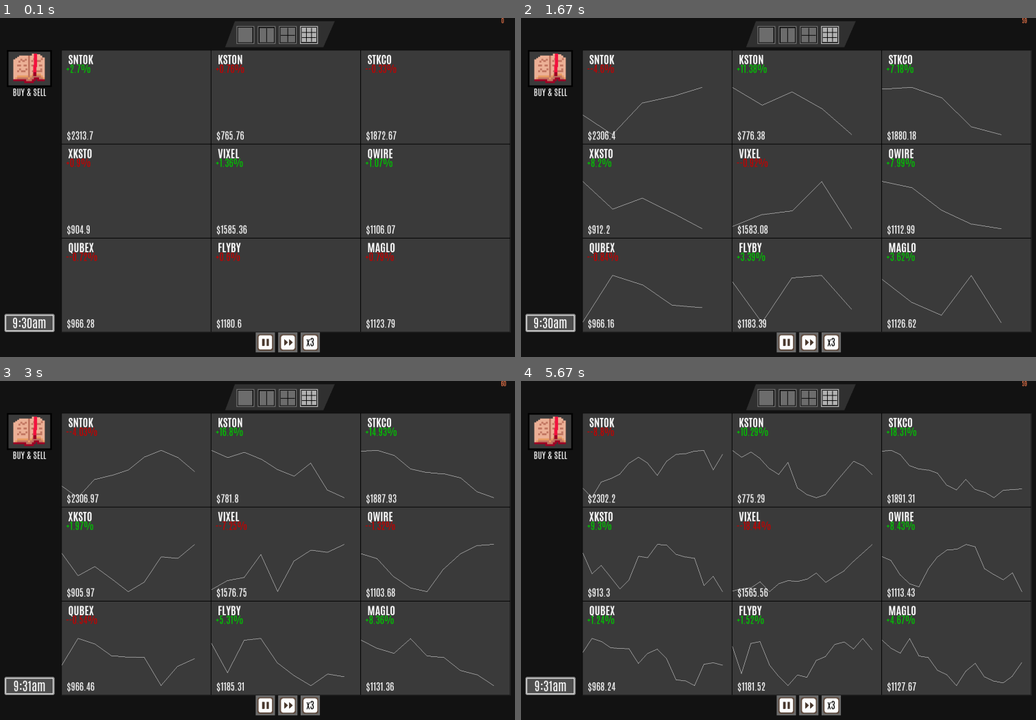
Above: before the commit, frames 1-4 (two rows, left to right).
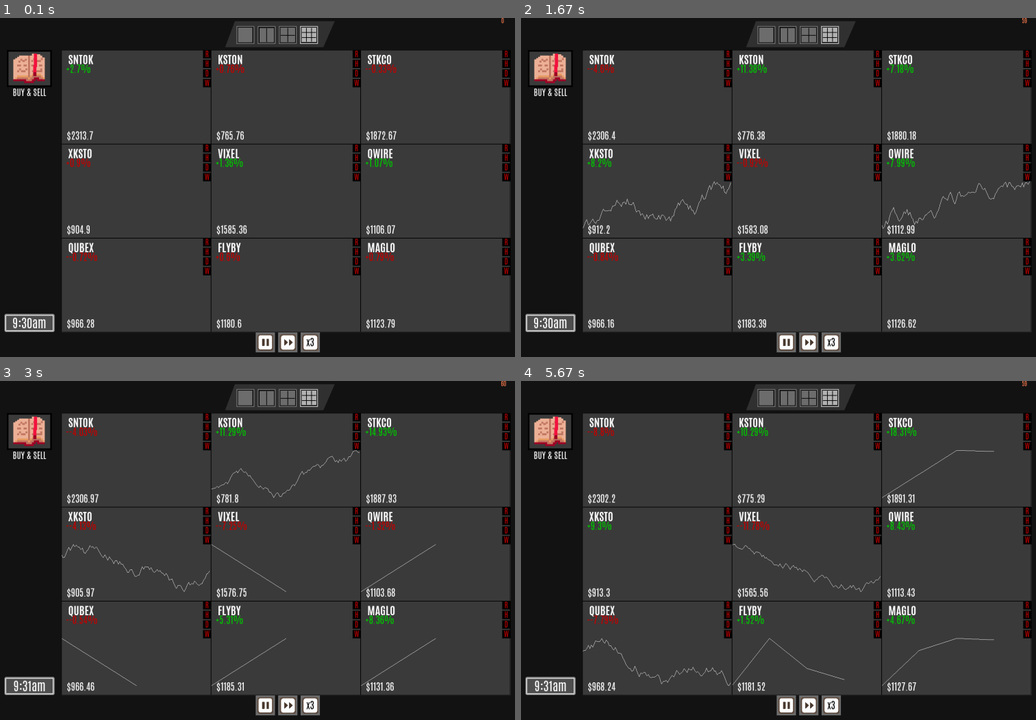
Above: after the commit, the same moments.

Repository: brandk07/Trading-Aces
Game: pygame game, started from Main.py
Two runs of this game, one before a commit and one after it. Both use one fixed random seed, a clock stepped at 60 frames per second and the inputs below.
Inputs (mouse positions are in pixels of both pictures, inside the frame that each line leads up to):
- Up to frame 1 (0.1 s): no input
- Up to frame 2 (1.67 s): click (727, 55) at 0.38 s; click (727, 62) at 0.72 s; click (727, 146) at 1.05 s; click (1025, 146) at 1.38 s
- Up to frame 3 (3 s): click (206, 431) at 1.72 s; click (504, 431) at 2.05 s; click (504, 519) at 2.38 s; click (355, 418) at 2.72 s
- Up to frame 4 (5.67 s): click (727, 519) at 3.05 s; click (1025, 526) at 3.38 s; click (876, 425) at 3.72 s; click (727, 526) at 4.05 s; click (727, 604) at 4.38 s; click (876, 431) at 4.72 s; click (1025, 425) at 5.05 s; click (876, 509) at 5.38 s

The runs differ from the first frame. In frame 1, 1.4% of the frame differs, in the area x 39-100%, y 9-76%; in frame 2, 2.3%; in frame 3, 2.7%; in frame 4, 2.8%, in the area x 11-100%, y 9-90%.

Commit message:
performance much better, mostly fixed

Diff:
--- a/Classes/Stock.py
+++ b/Classes/Stock.py
@@ -6,7 +6,7 @@
 from Defs import *
 import numpy as np
 import timeit
-POINTSPERGRAPH = 500
+POINTSPERGRAPH = 100
 
 class Stock():
     def __init__(self,name,startingvalue_range,volatility,Playerclass,window_offset,stocknames,currenttime) -> None:
@@ -22,8 +22,9 @@
         self.stocknames = stocknames
         #variables for graphing the stock
         #make graphingrangeoptions a dict with the name of the option as the key and the value as the amount of points to show
-        self.graphrangeoptions = {'recent':500,'hour':10800,'day':70200,'week':351000,'month':1_404_000,'year':16_884_000}
+        self.graphrangeoptions = {'recent':POINTSPERGRAPH,'hour':10800,'day':70200,'week':351000,'month':1_404_000,'year':16_884_000}
         # self.gra phrangeoptions = (('recent',466),('hour',10800),('day',70200),('week',351000),('month',1_404_000),('year',16_884_000),('all',None))
+        self.graphtext = [fontlist[30].render(f'{text}',(200,0,0))[0] for text in ['R','H', 'D', 'W', 'M', 'Y', 'A']]
         self.graphrange = 'hour' #
         self.graphrangelists = {key:np.array([self.pricepoints[-1][0]],dtype=object) for key in self.graphrangeoptions.keys()}#the lists for each graph range
 
@@ -36,7 +37,9 @@
         # self.yvaluefinder = lambda point,minpoint,maxpoint,graphheight: int((graphheight)*point/(maxpoint-minpoint))
         # self.yvaluefinder = lambda point,minpoint,maxpoint,graphheight,startingpos: int((point-minpoint)*((graphheight/(maxpoint-minpoint)))+startingpos[1])
         # self.yvaluefinder = lambda point,minpoint,newgraph,startingpos: int(((point-minpoint)*newgraph)+startingpos[1])
-        self.yvaluefinder = lambda point,minpoint,newgraph,graphheight,startingpos: int(((point-minpoint)*newgraph)+startingpos[1]+graphheight-30)
+        # self.yvaluefinder = lambda point,minpoint,newgraph,graphheight,startingpos: int(((point-minpoint)*newgraph)+startingpos[1]+graphheight-30)
+        # self.yvaluefinder = lambda point,minpoint,newgraph,graphheight,startingpos: int(((graphheight*2)-((point-minpoint)*newgraph))+startingpos[1]+graphheight-30)
+        self.yvaluefinder = lambda point,minpoint,newgraph,graphheight,startingpos: int(self.endingpos[1]+((point-minpoint)*newgraph)-graphheight+30)
 
         # self.yvaluefinder = lambda point,minpoint,maxpoint,graphheight: int(point*((maxpoint-minpoint)/(graphheight)))
         #variables for the stock price+
@@ -122,10 +125,22 @@
             self.update_range_graphs()#updates the range graphs
 
 
-    def rangecontrols(self,screen:pygame.Surface,player:object,stocklist):
-        #draw 4 25/25 filled polygons
-        for i in range(4):
-            gfxdraw.filled_polygon(screen,[(self.startingpos[0]+i*25,self.startingpos[1]),(self.startingpos[0]+i*25,self.endingpos[1]),(self.startingpos[0]+i*25+25,self.endingpos[1]),(self.startingpos[0]+i*25+25,self.startingpos[1])],(0,0,0))
+    def rangecontrols(self,screen:pygame.Surface,player:object,stocklist, Mousebuttons):
+        #draw 4 25/25 filled polygons in the top left corner of the graph with the last one's x pos being startingpos[0]-5
+       for i in range(4):
+    # add a small gap in between each button
+            y1 = self.startingpos[1] + (i * 30)
+            y2 = self.startingpos[1] + 25 + (i * 30)
+            gfxdraw.filled_polygon(screen, [(self.startingpos[0], y1), self.startingpos, (self.startingpos[0], y2), (self.startingpos[0] - 25, y2), (self.startingpos[0] - 25, y1)], (0, 0, 0))
+            # check for collisions on each using mousebuttons
+            text = self.graphtext[i]
+            text_rect = text.get_rect(center=((self.startingpos[0]+self.startingpos[0] - 25) // 2, (y1 + y2) // 2))
+            screen.blit(text, text_rect)
+            mousex,mousey = pygame.mouse.get_pos()
+            if mousex > (self.startingpos[0]-5)-25 and mousex < (self.startingpos[0]-5) and mousey > (self.startingpos[1]+(i*25)) and mousey < (self.startingpos[1]+25+(i*25)):
+                if Mousebuttons == 1:
+                    self.graphrange = list(self.graphrangeoptions.keys())[i]
+                    print('clicked',i)
 
     def update_range_graphs(self):
 
@@ -140,13 +155,19 @@
             # print((len(self.pricepoints)/condensefactor),len(self.graphrangelists[key]), (len(self.pricepoints)/condensefactor) > len(self.graphrangelists[key]))
             if (len(self.pricepoints)/condensefactor) > len(self.graphrangelists[key]):#if the amount of points that should be in the list is greater than the amount of points in the list
                 # self.graphrangelists[key].append(self.pricepoints[-1][0])#add the last point to the list
-                self.graphrangelists[key] = np.vstack([self.graphrangelists[key], self.pricepoints[-1][0]])
-            if len(self.graphrangelists[key]) > POINTSPERGRAPH:
-                # print('deleting',key,len(self.graphrangelists[key]))
-                self.graphrangelists[key] = np.delete(self.graphrangelists[key],0)
+                # if len(self.graphrangelists[key]) == 500:
+                #     print('appending',key,len(self.graphrangelists[key]))
+                #     print(self.graphrangelists[key],'is the list')
+                #     print(self.pricepoints[-1][0],'is the point')
+                # addedpoint = np.array(self.pricepoints[-1][0],dtype=object)
+                # self.graphrangelists[key] = np.vstack([self.graphrangelists[key], addedpoint])
+                self.graphrangelists[key] = np.append(self.graphrangelists[key],self.pricepoints[-1][0])
+                if len(self.graphrangelists[key]) > POINTSPERGRAPH:
+                    # print('deleting',key,len(self.graphrangelists[key]))
+                    self.graphrangelists[key] = np.delete(self.graphrangelists[key],0)
                 # self.graphrangelists[key].pop(0)
 
-    def draw(self,screen:pygame.Surface,player:object,startingpos,endingpos,stocklist):
+    def draw(self,screen:pygame.Surface,player:object,startingpos,endingpos,stocklist,Mousebuttons):
         start_time = timeit.default_timer()
         if startingpos != self.startingpos or endingpos != self.endingpos:#if the starting or ending positions have changed
             #setting the starting and ending positions - where the graphs are located is constantly changing
@@ -161,7 +182,7 @@
         if self.bankrupcy(True,screen=screen):#if stock is not bankrupt, first argument is drawn
             gfxdraw.filled_polygon(screen,[(self.endingpos[0],self.startingpos[1]),self.endingpos,(self.startingpos[0],self.endingpos[1]),self.startingpos],(60,60,60))#draws the background of the graph
 
-        # self.rangecontrols(screen,player,stocklist)#draws the range controls
+        self.rangecontrols(screen,player,stocklist,Mousebuttons)#draws the range controls
 
         graphheight = (self.endingpos[1]-self.startingpos[1])/2# graphheight is the height of the graph
         graphwidth = (self.startingpos[0]-self.endingpos[0])
@@ -172,7 +193,7 @@
         graphingpoints = self.graphrangelists[self.graphrange]
         end_time = timeit.default_timer()
         # print(f"Execution times first one: {end_time - start_time} seconds")
-        print(len(graphingpoints))
+        # print(len(graphingpoints))
         start_time = timeit.default_timer()
         # finding the min and max values of the graphingpoints
         minpoint = (np.amin(self.graphrangelists[self.graphrange]))
@@ -195,7 +216,7 @@
             # graphingpoints = [int(((point-minpoint)*newgraph)+addedvalue) for point in graphingpoints]
 
             graphingpoints = np.array(graphingpoints)
-            graphingpoints = ((graphingpoints - minpoint) * newgraph) + addedvalue
+            graphingpoints = (((graphheight)-((graphingpoints - minpoint)) * newgraph)) + addedvalue
             # graphingpoints = graphingpoints.astype(int)
             # Execution times 2ed section: 0.0034706999999940535 seconds
             end_time = timeit.default_timer()
@@ -213,6 +234,7 @@
         #
         if len(self.pricepoints) % 100 == 0:
             print(len(self.pricepoints))
+            print(len(graphingpoints))
         graphpointlen = len(graphingpoints)
         for i,value in enumerate(graphingpoints):
             if i >= graphpointlen-1:
--- a/Classes/StockGraphManager.py
+++ b/Classes/StockGraphManager.py
@@ -124,7 +124,7 @@
                 # if not [obj.name for obj in stocklist][stockbook.selectedstock] == stockname or not stockbook.menudrawn:#make sure the stock isn't being drawn on the buy sell page
                 #     stock.update(screen,play_pause,player,startpos,endpos,drawn=not menudrawn)
                 if not menudrawn:
-                    stock.draw(screen,player,startpos,endpos,stocklist)
+                    stock.draw(screen,player,startpos,endpos,stocklist,Mousebuttons)
 
                 if self.current_config != 'nona' and not menudrawn:
                     self.changestockbutton(screen,startpos,endpos,Mousebuttons,stockname,stocklist)
--- a/Defs.py
+++ b/Defs.py
@@ -42,15 +42,15 @@
         if currentime[3] >= 12:#if hours is 12, reset hours to 1 and change am/pm
             currentime[3] = 1
             currentime[6] = 'pm' if currentime[6] == 'am' else 'am'
-    numtime_text,rect = fontlist[50].render(f'{currentime[3]}:{"0" if currentime[4] < 10 else ""}{currentime[4]}{currentime[6]}',(255,255,255))
+    # numtime_text,rect = fontlist[50].render(f'{currentime[3]}:{"0" if currentime[4] < 10 else ""}{currentime[4]}{currentime[6]}',(255,255,255))
 
-    numtime_rect = numtime_text.get_rect(center=(100, 950))
+    # numtime_rect = numtime_text.get_rect(center=(100, 950))
 
-    polygon_points = [(25, 925), (175, 925), (175, 975), (25, 975)]
-    pygame.draw.polygon(screen, (80, 80, 80), polygon_points)
-    pygame.draw.polygon(screen, (255, 255, 255), polygon_points, 5)
-    pygame.draw.polygon(screen, (0, 0, 0), polygon_points, 1)
-    screen.blit(numtime_text, numtime_rect)
+    # polygon_points = [(25, 925), (175, 925), (175, 975), (25, 975)]
+    # pygame.draw.polygon(screen, (80, 80, 80), polygon_points)
+    # pygame.draw.polygon(screen, (255, 255, 255), polygon_points, 5)
+    # pygame.draw.polygon(screen, (0, 0, 0), polygon_points, 1)
+    # screen.blit(numtime_text, numtime_rect)
 
     return currentime
 
@@ -63,7 +63,14 @@
 fontlist = [fonts(num) for num in range(0,100)]#list of fonts from 0-100
 font45 = fonts(45)
 
-
+def drawgametime(currenttime,screen:pygame.Surface):
+    numtime_text,rect = fontlist[50].render(f'{currenttime[3]}:{"0" if currenttime[4] < 10 else ""}{currenttime[4]}{currenttime[6]}',(255,255,255))
+    numtime_rect = numtime_text.get_rect(center=(100, 950))
+    polygon_points = [(25, 925), (175, 925), (175, 975), (25, 975)]
+    pygame.draw.polygon(screen, (80, 80, 80), polygon_points)
+    pygame.draw.polygon(screen, (255, 255, 255), polygon_points, 5)
+    pygame.draw.polygon(screen, (0, 0, 0), polygon_points, 1)
+    screen.blit(numtime_text, numtime_rect)
 #for time testing
 # start_time = time.time()
 
--- a/Main.py
+++ b/Main.py
@@ -71,7 +71,7 @@
         gametime = Gametime(gametime,ui_controls.playing,screen,clock.get_fps())
         for stock in stocklist:
             stock.update_price(player,gametime)
-
+    drawgametime(gametime,screen)
     ui_controls.draw(screen,Mousebuttons,stockbook.menudrawn)#draws the ui controls to the screen, and senses for clicks
 
 
--- a/tester.py
+++ b/tester.py
@@ -20,25 +20,25 @@
 # print(myarray2)
 
 # import numpy as np
-import numpy as np
+# import numpy as np
 
-myarray = np.array([1, 2, 3, 4, 5, 6, 7, [8, 9, 10]], dtype=object)
-# initialize the array with the correct data type for the second column
-pricepoints = np.array([[3, np.array([1, 2, 3])]], dtype=object)
+# myarray = np.array([1, 2, 3, 4, 5, 6, 7, [8, 9, 10]], dtype=object)
+# # initialize the array with the correct data type for the second column
+# pricepoints = np.array([[3, np.array([1, 2, 3])]], dtype=object)
 
-# add a new row to the array
-newprice = 1
-gametime = np.array([4, 5, 6])
-value = np.array([newprice, gametime], dtype=object)
-# pricepoints = np.append([myarray, (np.array([newprice, gametime], dtype=object))])
-# pricepoints = np.append(pricepoints, np.array([[1, [4, 5, 6]]], dtype=object))
-# pricepoints = np.append(pricepoints, np.array([[newprice, gametime]], dtype=object))
-pricepoints = np.append(pricepoints, [np.array([newprice, gametime], dtype=object)], axis=0)
-# pricepoints = np.vstack(pricepoints, (np.array([[1, [4, 5, 6]]], dtype=object)))
-# pricepoints = np.vstack(pricepoints, (np.array([[1, [4, 5, 6]]], dtype=object)))
+# # add a new row to the array
+# newprice = 1
+# gametime = np.array([4, 5, 6])
+# value = np.array([newprice, gametime], dtype=object)
+# # pricepoints = np.append([myarray, (np.array([newprice, gametime], dtype=object))])
+# # pricepoints = np.append(pricepoints, np.array([[1, [4, 5, 6]]], dtype=object))
+# # pricepoints = np.append(pricepoints, np.array([[newprice, gametime]], dtype=object))
+# pricepoints = np.append(pricepoints, [np.array([newprice, gametime], dtype=object)], axis=0)
+# # pricepoints = np.vstack(pricepoints, (np.array([[1, [4, 5, 6]]], dtype=object)))
+# # pricepoints = np.vstack(pricepoints, (np.array([[1, [4, 5, 6]]], dtype=object)))
 
 
-print(pricepoints)  # output: [[3 [1, 2, 3]], [1, [4, v5, 6]]]
+# print(pricepoints)  # output: [[3 [1, 2, 3]], [1, [4, v5, 6]]]
 
 # medianpoint = np.median(mylist)
 # newlist = mylist[-50000:]
@@ -62,3 +62,16 @@
 # end_time = time.time()
 
 # print("Elapsed time:", end_time - start_time, "seconds")
+
+
+import numpy as np
+
+my_array = np.array([[1, 2, 3], [4, 5, 6]])
+
+# Sum the rows (along axis 0)
+row_sums = np.sum(my_array, axis=0)
+
+# Sum the columns (along axis 1)
+column_sums = np.sum(my_array, axis=1)
+print(row_sums)
+print(column_sums)
